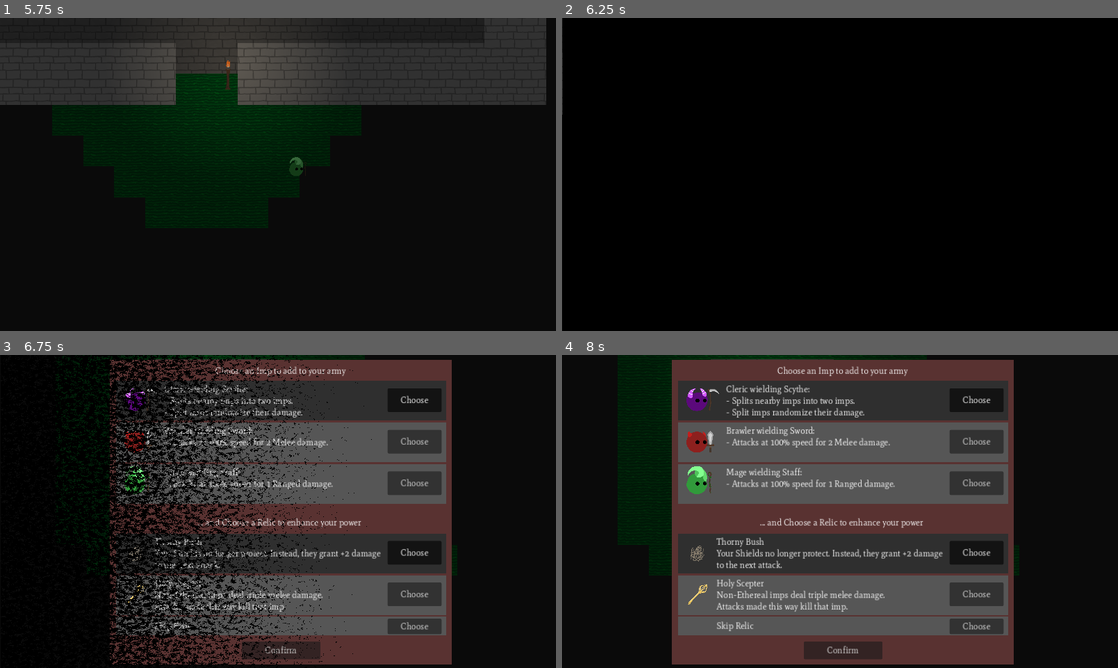
Above: before the commit, frames 1-4 (two rows, left to right).
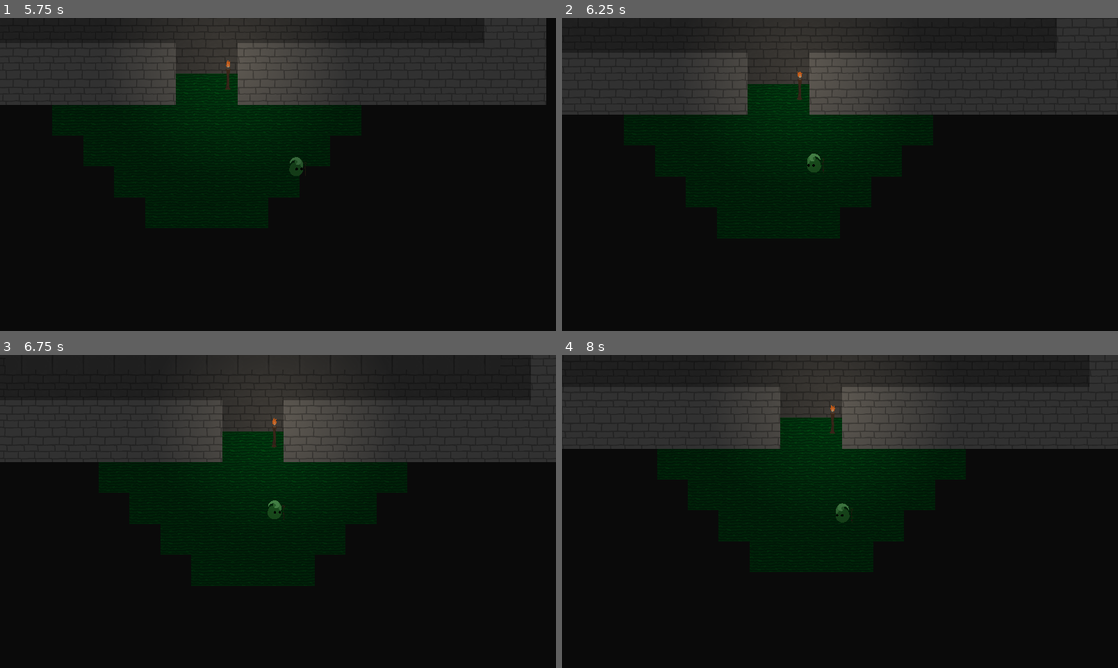
Above: after the commit, the same moments.

Repository: HoneyPony/impish-descent-future
Game: Godot game, scene res://MainMenu.tscn
The game is run twice, just before and just after one commit, with the same random seed, the same clock (stepped at 60 frames per second) and the same inputs.
Inputs (mouse positions are in pixels of both pictures, inside the frame that each line leads up to):
- Up to frame 1 (5.75 s): click "Play" at 0.5 s; click "Confirm" at 1.25 s; move the mouse to (400, 158) at 2.02 s; hold D (player_right) 2.03-2.78 s; move the mouse to (166, 190) at 2.77 s; move the mouse to (333, 105) at 3.52 s; hold D (player_right) 3.53-5.03 s; move the mouse to (250, 237) at 4.27 s; move the mouse to (444, 221) at 5.02 s; tap F (debug) at 5.65 s
- Up to frame 2 (6.25 s): move the mouse to (673, 127) at 5.77 s
- Up to frame 3 (6.75 s): click (283, 517) at 6.5 s, where only the run before the commit has a clickable "Confirm"
- Up to frame 4 (8 s): click (845, 517) at 7.25 s, where only the run before the commit has a clickable "Confirm"

Frame 1 is identical in both runs. In frame 2, 43% of the frame differs, in the area x 0-100%, y 0-71%; in frame 3, 58%; in frame 4, 62%, in the area x 0-100%, y 0-99%.

Commit message:
Disable cheat code

Diff:
--- a/ui/success_menu.gd
+++ b/ui/success_menu.gd
@@ -13,8 +13,9 @@
 		# Freeze the camera.
 		%GameCamera.frozen = true
 
-	if Input.is_action_just_pressed("debug"):
-		_on_confirm_button_pressed()
+	# Cheat code
+	#if Input.is_action_just_pressed("debug"):
+	#	_on_confirm_button_pressed()
 
 
 func _on_confirm_button_pressed():
